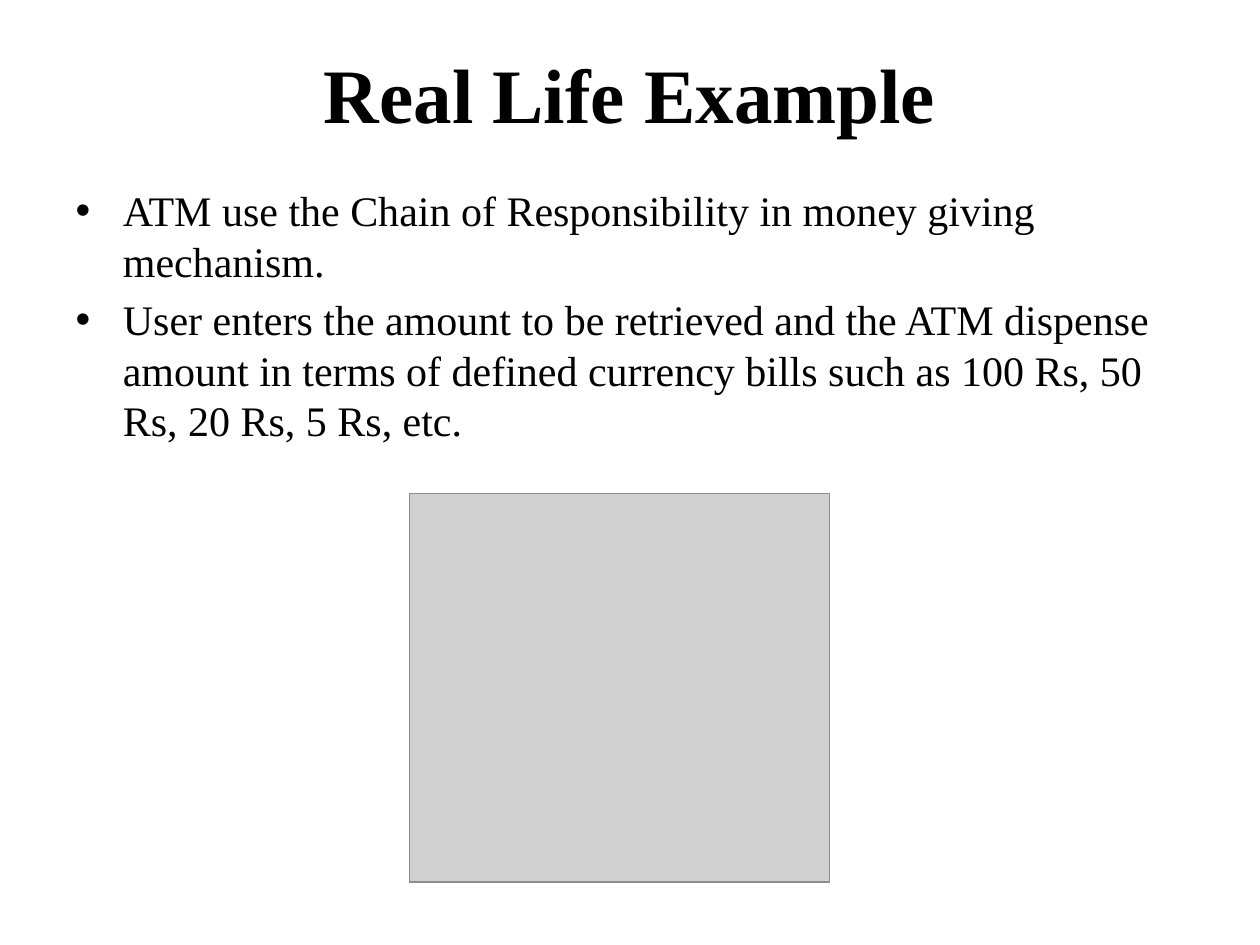
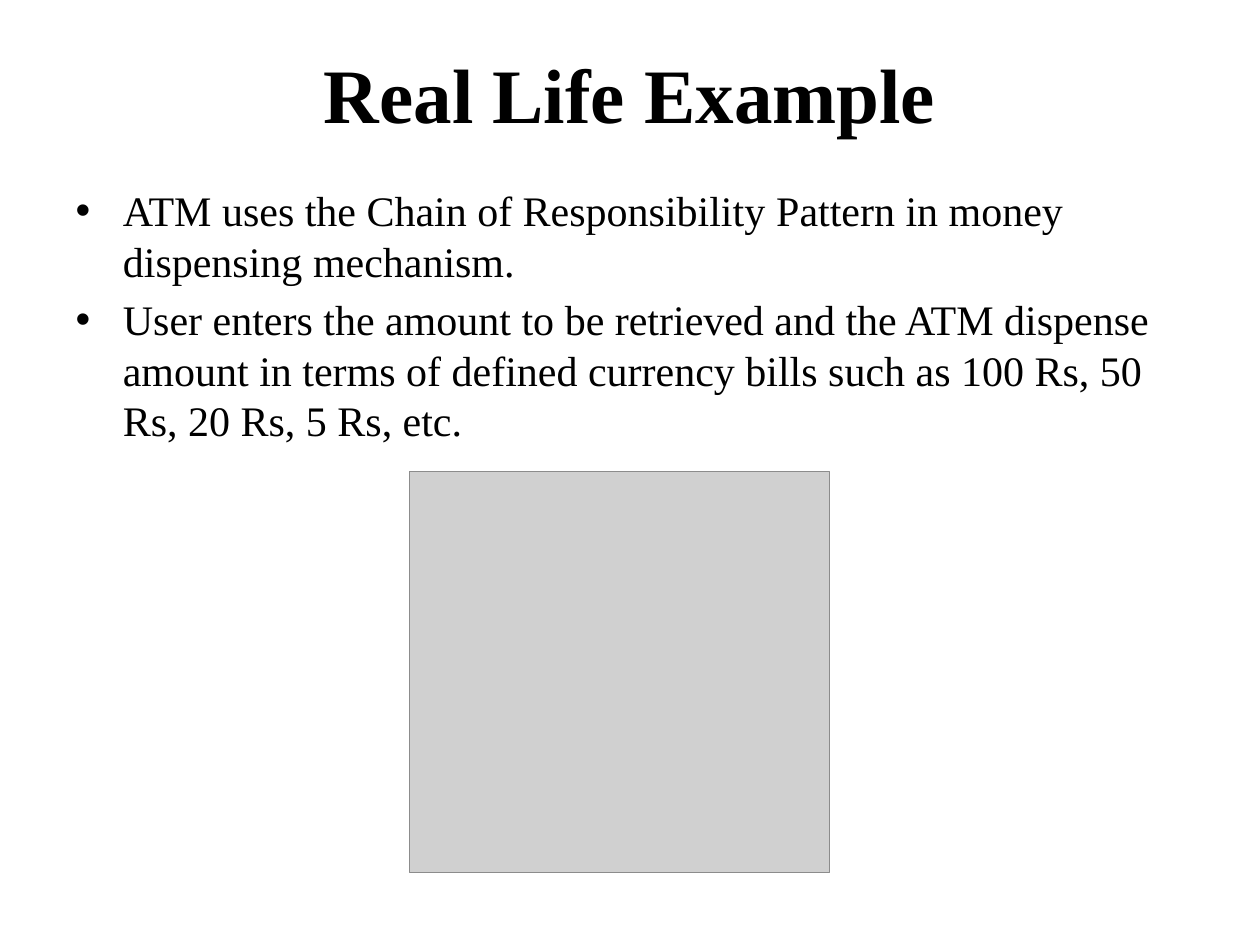
Before and after one commit to KuntanSutar/Swabhav-Techlabs, a slide deck: slide 8 of Presentation/Kuntan Sutar - Chain of Responsibility Pattern.pptx (slide 14 before the commit). Drawn at 1260x945 pixels with LibreOffice and Linux fonts; fonts in the diff are those of the drawing; grey boxes stand for pictures. Boxes give left, top, right and bottom in pixels: in the first picture for what was removed or moved away, otherwise in the second. Text is boxed around its words. In the diff, an @@ line names an element or a change of style, - is before the commit and + after.

```diff
--- a/Presentation/Kuntan Sutar - Chain of Responsibility Pattern.pptx
+++ b/Presentation/Kuntan Sutar - Chain of Responsibility Pattern.pptx
@@ text at box(123, 196, 1063, 286): text changed @@
-• ATM use the Chain of Responsibility in money giving mechanism.
+• ATM uses the Chain of Responsibility Pattern in money dispensing mechanism.
@@ picture: place and size @@
-picture at box(410, 494, 829, 882)
+picture at box(410, 471, 829, 873)
```
Also in this commit, not shown: 4 other slides changed, 3 slides added, 3 slides removed, 34 other files.
